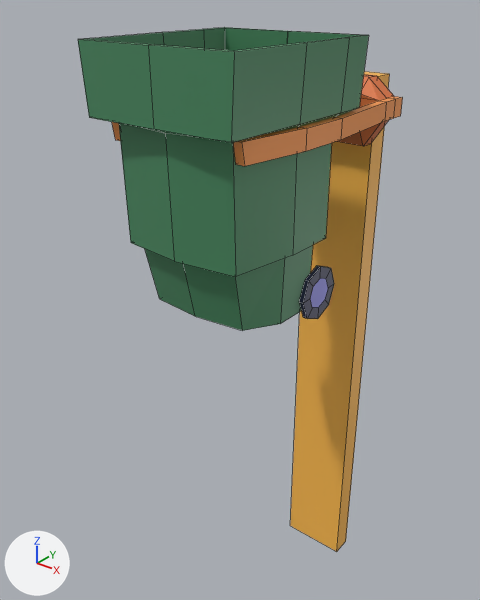
Before and after pictures for a commit that changed the Blender file Materials/GarbageMachine.blend.
Before and after are seen from a camera (50 mm lens) standing at (1.56, -2.73, 3.73) and looking at (-0.18, -0.55, 2.38). The lights are fixed; the arrows at lower left show +X, +Y and +Z. Both versions are drawn at frame 60 of the action 'GoingUP'; the numbers are the values there. Mesh edges are drawn as thin lines.

In view in the first picture: 'GarbageMachine', 'GarbageMachineBox'.
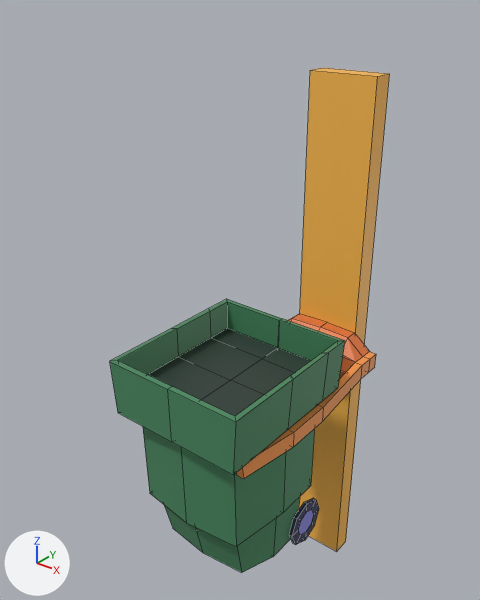
Scene script edits in JSON lines:
```json
{"op": "set", "path": "ob_garbagemachinebox.location", "old": "(0.0, 0.0, 2.449)", "new": "(0.0, 0.0, 1.209)"}
```

Location of each change, (x1, y1, x2, y2) in pixels of the pictures (480 x 600 px):
```json
{"object": "GarbageMachineBox", "change": "moved", "before": [78, 27, 403, 331], "after": [110, 299, 376, 572]}
```
